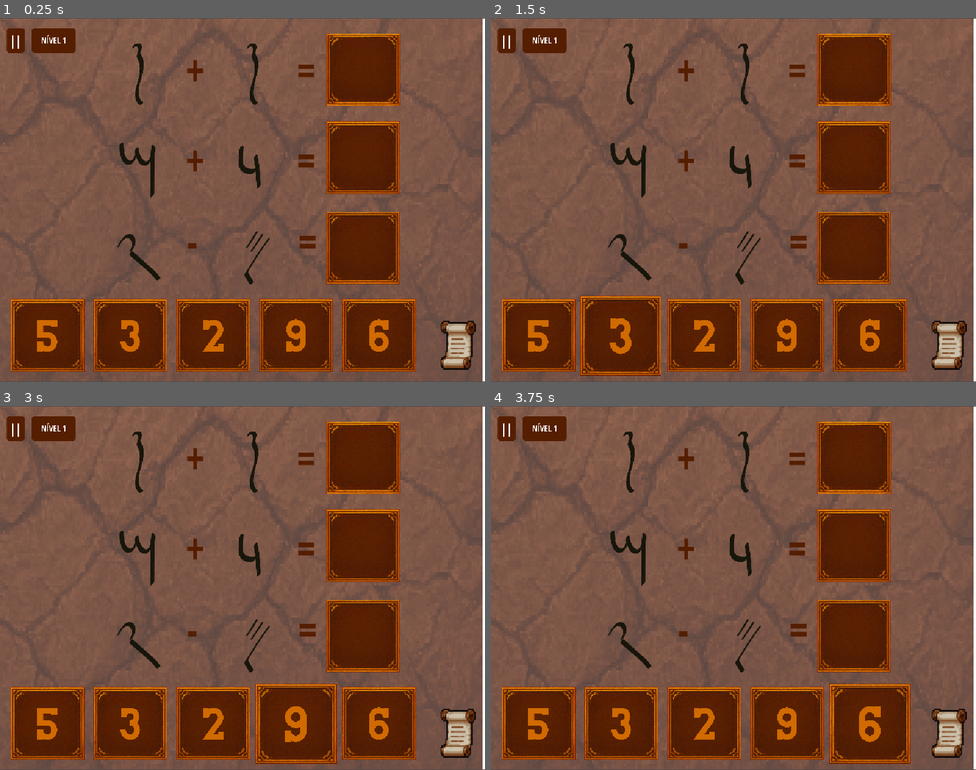
Above: before the commit, frames 1-4 (two rows, left to right).
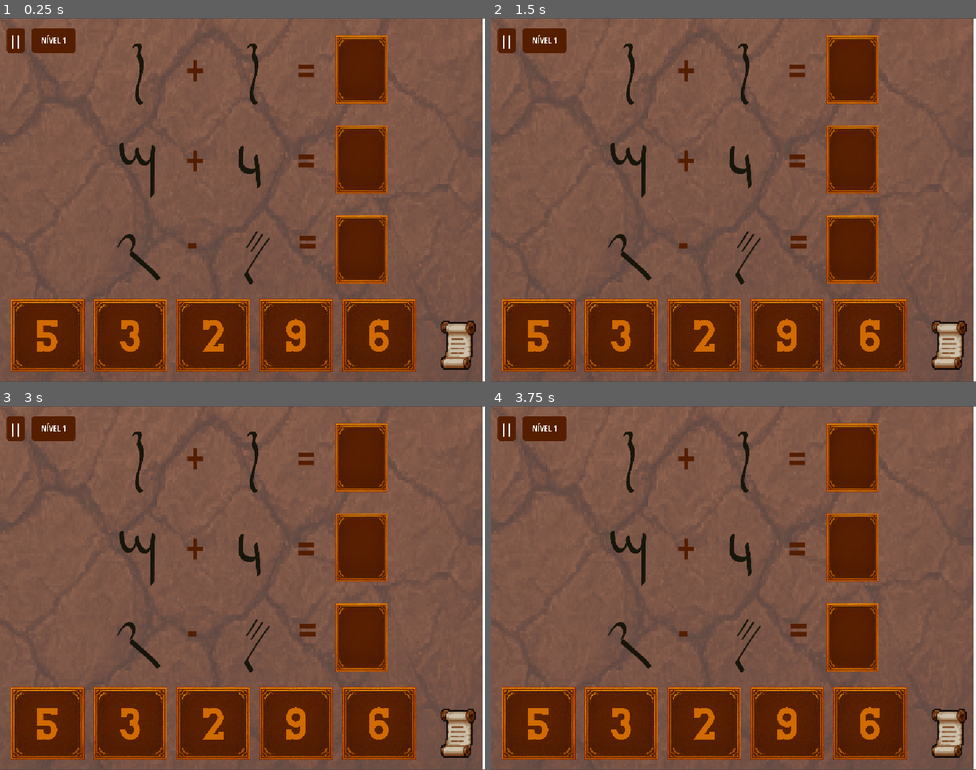
Above: after the commit, the same moments.

Repository: JulioMattoos/MisterioDoNilo
Game: Godot game, scene res://Scene/Fase_1/Fase_1.tscn
Two runs of this game, one before a commit and one after it. Both use one fixed random seed, a clock stepped at 60 frames per second and the inputs below.
Inputs (mouse positions are in pixels of both pictures, inside the frame that each line leads up to):
- Up to frame 1 (0.25 s): no input
- Up to frame 2 (1.5 s): tap Enter at 0.5 s; move the mouse to (704, 334) at 0.52 s; hold Right (ui_right) 0.53-1.28 s; click (704, 334) at 0.67 s; tap Space at 1.25 s; move the mouse to (621, 334) at 1.27 s; hold Down (ui_down) from 1.28 s (still down); click (621, 334) at 1.42 s
- Up to frame 3 (3 s): tap Enter at 2 s; move the mouse to (48, 722) at 2.02 s; release Down (ui_down) at 2.03 s; hold Right (ui_right) 2.03-2.78 s; click (48, 722) at 2.17 s; tap Space at 2.75 s; move the mouse to (295, 722) at 2.77 s; hold Up (ui_up) from 2.78 s (still down); click (295, 722) at 2.92 s
- Up to frame 4 (3.75 s): tap Enter at 3.5 s; move the mouse to (869, 722) at 3.52 s; release Up (ui_up) at 3.53 s; hold Left (ui_left) from 3.53 s (still down); click (869, 722) at 3.67 s

The runs differ from the first frame. In frame 1, 4.0% of the frame differs, in the area x 67-83%, y 4-74%; in frame 2, 5.4%; in frame 3, 5.4%, in the area x 52-83%, y 4-99%; in frame 4, 5.4%.
Error before the commit: Parse Error: Preload file "res://Scene/Fase_1/CardResposta_Fase_1.tscn" does not exist. (res://scripts/Fase_1/fase_1.gd:54)

Commit message:
ajuste da fase_1

Diff:
--- a/misteriosdonilo/Scene/Fase_1/Fase_1.tscn
+++ b/misteriosdonilo/Scene/Fase_1/Fase_1.tscn
@@ -33,17 +33,17 @@
 [node name="AreaResposta3Fase1" parent="." instance=ExtResource("3_pvynm")]
 position = Vector2(276, -73)
 
-[node name="CardResposta_Fase_1" parent="." instance=ExtResource("4_5osw5")]
+[node name="Card2Resposta_Fase_1" parent="." instance=ExtResource("4_5osw5")]
 position = Vector2(450, 670)
 
-[node name="CardResposta_Fase_2" parent="." instance=ExtResource("5_5ayer")]
+[node name="Card3Resposta_Fase_1" parent="." instance=ExtResource("5_5ayer")]
 position = Vector2(275, 670)
 
-[node name="CardResposta_Fase_3" parent="." instance=ExtResource("6_i3oin")]
+[node name="Card5Resposta_Fase_1" parent="." instance=ExtResource("6_i3oin")]
 position = Vector2(100, 670)
 
-[node name="CardResposta_Fase_4" parent="." instance=ExtResource("7_res67")]
+[node name="Card9Resposta_Fase_1" parent="." instance=ExtResource("7_res67")]
 position = Vector2(625, 670)
 
-[node name="CardResposta_Fase_5" parent="." instance=ExtResource("8_gnrma")]
+[node name="Card6Resposta_Fase_1" parent="." instance=ExtResource("8_gnrma")]
 position = Vector2(800, 670)
--- a/misteriosdonilo/Scene/Fase_1/UI_Fase_1.tscn
+++ b/misteriosdonilo/Scene/Fase_1/UI_Fase_1.tscn
@@ -66,3 +66,5 @@
 offset_bottom = 410.0
 theme_override_font_sizes/font_size = 24
 text = "PRÓXIMA FASE"
+
+[connection signal="pressed" from="TelaInicial_Fase_1/BotaoIniciar_Fase_1" to="." method="_on_botao_iniciar_fase_1_pressed"]
--- a/misteriosdonilo/scripts/Fase_1/area_resposta_fase_1.gd
+++ b/misteriosdonilo/scripts/Fase_1/area_resposta_fase_1.gd
@@ -1,17 +1,17 @@
 extends Area2D
-
 class_name AreaResposta
 
-# Sinal quando um card é solto nesta área
+# Sinal quando um card é solto nesta área (valor, eh_correta)
 signal resposta_recebida(valor, eh_correta)
 
 func _ready():
-	# Conectar sinal de quando uma área entra
-	connect("area_entered", _on_area_entered)
+	var cb = Callable(self, "_on_area_entered")
+	if not is_connected("area_entered", cb):
+		connect("area_entered", cb)
 
 # Quando um card entra nesta área
 func _on_area_entered(area):
-	# Verificar se é um card
+	# Verificar se é um card (classe CardResposta)
 	if area is CardResposta:
 		# Emitir sinal com os dados do card
-		resposta_recebida.emit(area.get_valor(), area.eh_correta)
+		emit_signal("resposta_recebida", area.get_valor(), area.eh_correta)
--- a/misteriosdonilo/scripts/Fase_1/card_resposta_fase_1.gd
+++ b/misteriosdonilo/scripts/Fase_1/card_resposta_fase_1.gd
@@ -1,84 +1,64 @@
 extends Area2D
-
 class_name CardResposta
 
-# Sinal quando card é solto na área de resposta
 signal resposta_arrastada(valor, eh_correta)
 
-# Variáveis do card
 var valor: int = 0
 var eh_correta: bool = false
-var arrastando: bool = false
 var posicao_original: Vector2
 
-# Referências aos nós filhos
-@onready var sprite = $SpriteCard
-@onready var collision_shape = $CollisionShape
+@onready var sprite: Sprite2D = $SpriteCard_Fase_1
+
+var _arrastando := false
+var _offset: Vector2
 
 func _ready():
-	# Conectar o sinal de input do mouse
-	connect("input_event", _on_input_event)
-	# Guardar posição original para voltar se errar
-	posicao_original = position
+	if posicao_original == Vector2.ZERO:
+		posicao_original = global_position
 
-# Configurar o card com valor e se é correto
-func configurar(valor_config: int, eh_correta_config: bool):
-	valor = valor_config
-	eh_correta = eh_correta_config
+	# Conectar input_event seguro
+	var cb = Callable(self, "_on_input_event")
+	if not is_connected("input_event", cb):
+		connect("input_event", cb)
 
-	# Carregar a imagem PNG do card baseado no valor
-	var texture_path = "res://assets/images/cards/card_%d.png" % valor_config
-	var texture = load(texture_path)
-
-	if texture:
-		sprite.texture = texture
-	else:
-		# Fallback: criar um quadrado colorido
-		print("Texture não encontrada: ", texture_path)
-
-# Quando o mouse interage com o card
 func _on_input_event(_viewport, event, _shape_idx):
-	# Verificar se foi clique esquerdo
 	if event is InputEventMouseButton and event.button_index == MOUSE_BUTTON_LEFT:
 		if event.pressed:
-			# Mouse pressionado - iniciar arraste
-			iniciar_arraste()
+			# Iniciar arrasto
+			_arrastando = true
+			_offset = global_position - get_global_mouse_position()
+			get_viewport().set_input_as_handled()
 		else:
-			# Mouse solto - finalizar arraste
-			finalizar_arraste()
+			# Soltar
+			if _arrastando:
+				_arrastando = false
+				_on_soltar()
 
-func iniciar_arraste():
-	arrastando = true
-	z_index = 10  # Faz o card ficar por cima dos outros
-	scale = Vector2(1.1, 1.1)  # Aumenta um pouco ao ser arrastado
+	elif event is InputEventMouseMotion and _arrastando:
+		# Mover suavemente
+		global_position = get_global_mouse_position() + _offset
 
-func finalizar_arraste():
-	arrastando = false
-	z_index = 0   # Volta ao z-index normal
-	scale = Vector2(1.0, 1.0)  # Volta ao tamanho normal
-
-	# Verificar se está em cima de alguma área de resposta
-	var areas = get_overlapping_areas()
-	for area in areas:
-		if area.is_in_group("area_resposta"):
-			# Emitir sinal de resposta
-			resposta_arrastada.emit(valor, eh_correta)
+func _on_soltar():
+	var areas_sobrepostas = get_overlapping_areas()
+	for area in areas_sobrepostas:
+		if area is AreaResposta:
+			emit_signal("resposta_arrastada", valor, eh_correta)
 			return
 
-	# Se não está em área de resposta, volta para posição original
+	# Se não encontrou área válida, voltar
 	voltar_para_original()
 
-# Atualiza a posição do card enquanto está sendo arrastado
-func _process(_delta):
-	if arrastando:
-		global_position = get_global_mouse_position()
+func configurar(_valor: int, _eh_correta: bool) -> void:
+	valor = _valor
+	eh_correta = _eh_correta
 
-# Animação para voltar à posição original
+func get_valor() -> int:
+	return valor
+
 func voltar_para_original():
-	var tween = create_tween()
-	tween.tween_property(self, "position", posicao_original, 0.3)
-	tween.set_ease(Tween.EASE_OUT)
+	global_position = posicao_original
 
-# Função para obter o valor do card (usado na verificação)
-func get_valor():
-	return valor
+func fixar_na_posicao_atual():
+	_arrastando = false
+	collision_layer = 0
+	collision_mask = 0
--- a/misteriosdonilo/scripts/Fase_1/fase_1.gd
+++ b/misteriosdonilo/scripts/Fase_1/fase_1.gd
@@ -1,6 +1,5 @@
 extends Node2D
 
-# Configuração das equações da sua imagem
 var equacoes = [
 	{"expressao": "1 + 2", "resultado": 3, "posicao_area": Vector2(850, 150)},
 	{"expressao": "3 + 4", "resultado": 7, "posicao_area": Vector2(850, 250)},
@@ -10,97 +9,150 @@
 var equacao_atual = 0
 var jogo_iniciado = false
 
-# Referências aos nós da cena
-@onready var ui = $UI_Fase1
+@onready var ui_fase_1 = $UI_Fase_1
 @onready var container_cards = $ContainerCards_Fase_1
-@onready var area_resposta1 = $AreaResposta1Fase1
-@onready var area_resposta2 = $AreaResposta2Fase1
-@onready var area_resposta3 = $AreaResposta3Fase1
+
+# Array para armazenar referências das áreas
+var areas_resposta: Array = []
 
 func _ready():
-	# Conectar sinais da UI
-	ui.botao_iniciar_pressed.connect(iniciar_jogo)
+	print("Fase_1 carregada!")
 
-	# Conectar sinais das áreas de resposta
-	area_resposta1.resposta_recebida.connect(_on_resposta_recebida)
-	area_resposta2.resposta_recebida.connect(_on_resposta_recebida)
-	area_resposta3.resposta_recebida.connect(_on_resposta_recebida)
+	# Encontrar todas as áreas de resposta automaticamente
+	for child in get_children():
+		if child is AreaResposta:
+			areas_resposta.append(child)
 
-	# Posicionar áreas conforme a imagem
-	area_resposta1.position = equacoes[0]["posicao_area"]
-	area_resposta2.position = equacoes[1]["posicao_area"]
-	area_resposta3.position = equacoes[2]["posicao_area"]
+	if ui_fase_1:
+		var cb = Callable(self, "iniciar_jogo")
+		if not ui_fase_1.is_connected("botao_iniciar_pressed", cb):
+			ui_fase_1.connect("botao_iniciar_pressed", cb)
 
-	# Mostrar tela inicial
-	ui.mostrar_tela_inicial()
+	esconder_elementos_jogo()
+	conectar_areas_resposta()
+
+func esconder_elementos_jogo():
+	if container_cards:
+		container_cards.visible = false
+	for area in areas_resposta:
+		area.visible = false
+
+func mostrar_elementos_jogo():
+	if container_cards:
+		container_cards.visible = true
+	for area in areas_resposta:
+		area.visible = true
+
+func conectar_areas_resposta():
+	var cb = Callable(self, "_on_resposta_recebida")
+	for area in areas_resposta:
+		if not area.is_connected("resposta_recebida", cb):
+			area.connect("resposta_recebida", cb)
 
 func iniciar_jogo():
+	print("Iniciando jogo...")
 	jogo_iniciado = true
 	equacao_atual = 0
-	ui.mostrar_jogo()
-	criar_todos_cards()
-	ui.atualizar_progresso(equacao_atual, equacoes.size())
 
-func criar_todos_cards():
+	if ui_fase_1:
+		ui_fase_1.mostrar_jogo()
+
+	mostrar_elementos_jogo()
+	criar_cards_dinamicamente()
+
+	if ui_fase_1:
+		ui_fase_1.atualizar_progresso(equacao_atual, equacoes.size())
+
+func criar_cards_dinamicamente():
 	# Limpar cards anteriores
 	for card in container_cards.get_children():
 		card.queue_free()
 
-	# Valores dos cards baseados na sua imagem
 	var valores_cards = [2, 3, 5, 6, 9]
+	var cenas_cards = {
+		2: preload("res://Scene/Fase_1/Card2Resposta_Fase_1.tscn"),
+		3: preload("res://Scene/Fase_1/Card3Resposta_Fase_1.tscn"),
+		5: preload("res://Scene/Fase_1/Card5Resposta_Fase_1.tscn"),
+		6: preload("res://Scene/Fase_1/Card6Resposta_Fase_1.tscn"),
+		9: preload("res://Scene/Fase_1/Card9Resposta_Fase_1.tscn")
+	}
 
-	# Criar todos os cards
 	for i in range(valores_cards.size()):
-		var card = preload("res://Scene/Fase_1/CardResposta_Fase_1.tscn").instantiate()
 		var valor = valores_cards[i]
+		if not cenas_cards.has(valor):
+			continue
 
-		# Verificar se este card é correto para alguma equação
-		var eh_correto = false
-		for equacao in equacoes:
-			if valor == equacao["resultado"]:
-				eh_correto = true
+		var card_instance = cenas_cards[valor].instantiate()
+		if card_instance is CardResposta:
+			var card: CardResposta = card_instance
+			var eh_correto = false
+
+			# Verificar se este card é resposta de alguma equação
+			for equacao in equacoes:
+				if valor == equacao["resultado"]:
+					eh_correto = true
+					break
+
+			card.configurar(valor, eh_correto)
+			card.position = Vector2(200 + i * 120, 500)
+			card.posicao_original = card.position
+
+			container_cards.add_child(card)
+
+			# Conectar sinal do card
+			var cb = Callable(self, "_on_card_dropped")
+			if not card.is_connected("resposta_arrastada", cb):
+				card.connect("resposta_arrastada", cb)
+
+			print("Card criado: ", valor)
+
+func _on_resposta_recebida(valor, eh_correta):
+	_processar_resposta(valor, eh_correta)
+
+func _on_card_dropped(valor, eh_correta):
+	_processar_resposta(valor, eh_correta)
+
+func _processar_resposta(valor, eh_correta):
+	if eh_correta:
+		# Encontrar card correto e fixar
+		for card in container_cards.get_children():
+			if card is CardResposta and card.valor == valor:
+				card.fixar_na_posicao_atual()
 				break
 
-		# Configurar card
-		card.configurar(valor, eh_correto)
+		if ui_fase_1:
+			ui_fase_1.mostrar_feedback("Correto! 🎉", true)
 
-		# Posicionar na linha inferior (500 pixels do topo)
-		card.position = Vector2(200 + i * 120, 500)
+		await get_tree().create_timer(1.0).timeout
+		equacao_atual += 1
 
-		# Adicionar à cena
-		container_cards.add_child(card)
+		if equacao_atual < equacoes.size():
+			if ui_fase_1:
+				ui_fase_1.atualizar_progresso(equacao_atual, equacoes.size())
+		else:
+			completar_fase()
+	else:
+		if ui_fase_1:
+			ui_fase_1.mostrar_feedback("Tente novamente!", false)
 
-func _on_resposta_recebida(valor, eh_correta):
-	if eh_correta:
-		# Encontrar qual equação foi resolvida
-		for i in range(equacoes.size()):
-			if valor == equacoes[i]["resultado"] and i >= equacao_atual:
-				# Feedback positivo
-				ui.mostrar_feedback("Correto! 🎉", true)
-
-				# Aguardar um pouco
-				await get_tree().create_timer(1.0).timeout
-
-				# Avançar progresso
-				equacao_atual = i + 1
-
-				if equacao_atual < equacoes.size():
-					ui.atualizar_progresso(equacao_atual, equacoes.size())
-				else:
-					completar_fase()
+		# Voltar card para posição original
+		for card in container_cards.get_children():
+			if card is CardResposta and card.valor == valor:
+				card.voltar_para_original()
 				break
-	else:
-		# Feedback negativo
-		ui.mostrar_feedback("Tente novamente!", false)
 
 func completar_fase():
-	ui.mostrar_feedback("Parabéns! Fase concluída! 🎉", true)
+	if ui_fase_1:
+		ui_fase_1.mostrar_feedback("Parabéns! Fase concluída! 🎉", true)
+
 	jogo_iniciado = false
+	await get_tree().create_timer(3.0).timeout
+	voltar_ao_menu()
 
-	# Aguardar e voltar ao menu
-	await get_tree().create_timer(3.0).timeout
-	ui.mostrar_tela_inicial()
+func voltar_ao_menu():
+	for card in container_cards.get_children():
+		card.queue_free()
 
-
-func _on_ui_fase_1_botao_iniciar_pressed() -> void:
-	pass # Replace with function body.
+	esconder_elementos_jogo()
+	if ui_fase_1:
+		ui_fase_1.mostrar_tela_inicial()
--- a/misteriosdonilo/scripts/Fase_1/ui_fase_1.gd
+++ b/misteriosdonilo/scripts/Fase_1/ui_fase_1.gd
@@ -1,36 +1,38 @@
 extends CanvasLayer
+class_name UiFase1
 
-# Sinal quando botão iniciar é pressionado
-signal botao_iniciar_pressed
+signal botao_iniciar_pressed()
 
-# Referências aos nós
-@onready var tela_inicial = $TelaInicial
-@onready var tela_jogo = $TelaJogo
-@onready var label_progresso = $TelaJogo/LabelProgresso
-@onready var label_feedback = $TelaJogo/LabelFeedback
+@onready var tela_inicial = $TelaInicial_Fase_1
+@onready var elementos_jogo = $ElementosJogo_Fase_1  # Ajuste conforme sua cena
+@onready var botao_iniciar = $TelaInicial_Fase_1/BotaoIniciar_Fase_1
 
 func _ready():
-	# Mostrar tela inicial ao carregar
+	if botao_iniciar:
+		var cb = Callable(self, "_on_botao_iniciar_pressed")
+		if not botao_iniciar.is_connected("pressed", cb):
+			botao_iniciar.connect("pressed", cb)
+
 	mostrar_tela_inicial()
 
+func _on_botao_iniciar_pressed():
+	emit_signal("botao_iniciar_pressed")
+
 func mostrar_tela_inicial():
-	tela_inicial.visible = true
-	tela_jogo.visible = false
+	if tela_inicial:
+		tela_inicial.visible = true
+	if elementos_jogo:
+		elementos_jogo.visible = false
 
 func mostrar_jogo():
-	tela_inicial.visible = false
-	tela_jogo.visible = true
-	# Esconder feedback
-	label_feedback.visible = false
+	if tela_inicial:
+		tela_inicial.visible = false
+	if elementos_jogo:
+		elementos_jogo.visible = true
 
-func atualizar_progresso(expressao_atual, total_expressoes):
-	label_progresso.text = "Expressão %d/%d" % [expressao_atual + 1, total_expressoes]
+func mostrar_feedback(mensagem: String, positivo: bool):
+	# Implemente seu sistema de feedback aqui
+	print("Feedback: ", mensagem)
 
-func mostrar_feedback(mensagem, eh_correta = false):
-	label_feedback.text = mensagem
-	label_feedback.modulate = Color.GREEN if eh_correta else Color.RED
-	label_feedback.visible = true
-
-func _on_botao_iniciar_pressed():
-	# Emitir sinal quando botão é pressionado
-	botao_iniciar_pressed.emit()
+func atualizar_progresso(atual: int, total: int):
+	print("Progresso: ", atual, "/", total)
